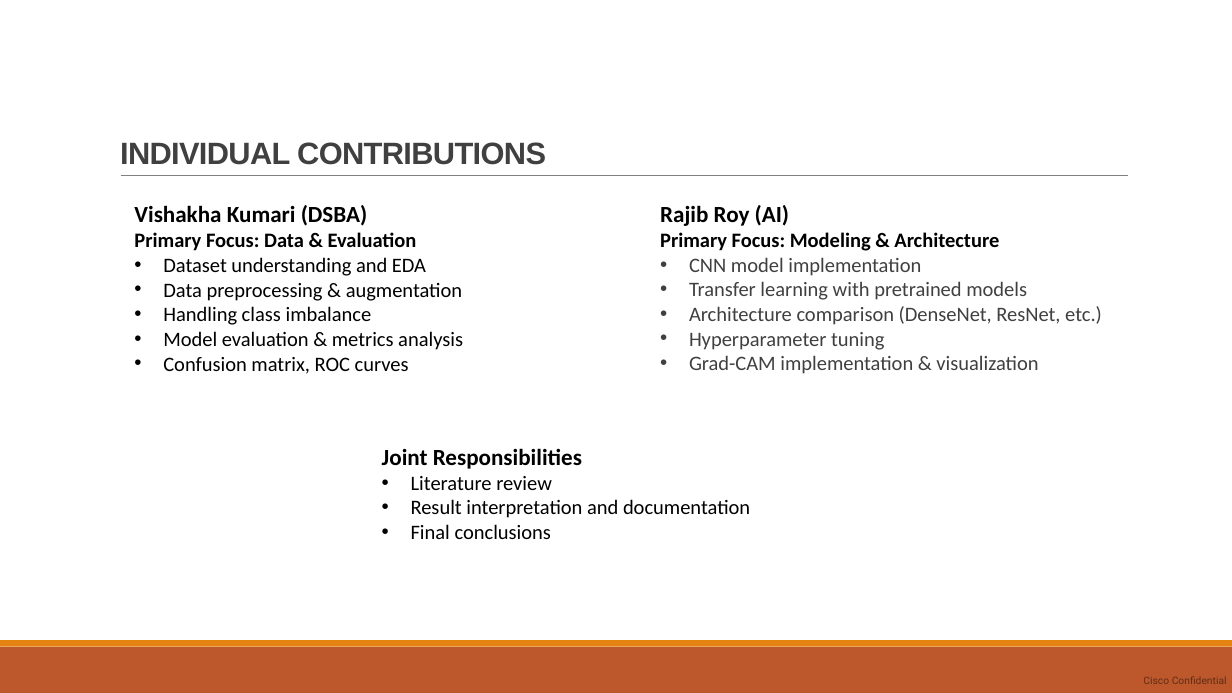
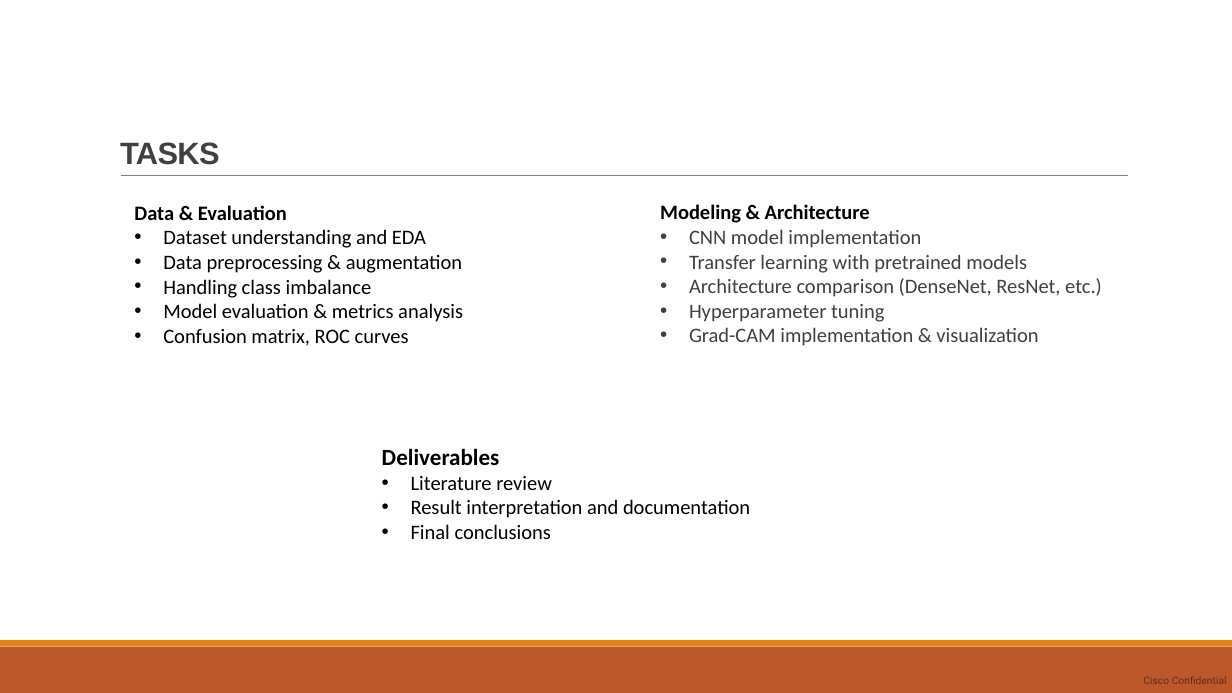
Before and after one commit to bboyrajib/pneumonia-prediction-streamlit, a slide deck: slide 8 of docs/Automated Pneumonia Detection from Chest X-Ray Images.pptx. Drawn at 1232x693 pixels with LibreOffice and Linux fonts; fonts in the diff are those of the drawing. Boxes give left, top, right and bottom in pixels: in the first picture for what was removed or moved away, otherwise in the second. Text is boxed around its words. In the diff, an @@ line names an element or a change of style, - is before the commit and + after.

```diff
--- a/docs/Automated Pneumonia Detection from Chest X-Ray Images.pptx
+++ b/docs/Automated Pneumonia Detection from Chest X-Ray Images.pptx
@@ title at box(120, 142, 219, 165): text changed @@
-INDIVIDUAL CONTRIBUTIONS
+TASKS
@@ text at box(134, 205, 287, 220): text changed @@
-Vishakha Kumari (DSBA)
-Primary Focus: Data & Evaluation
+Data & Evaluation
@@ text at box(660, 204, 870, 223): text changed @@
-Rajib Roy (AI)
-Primary Focus: Modeling & Architecture
+Modeling & Architecture
@@ text at box(382, 448, 500, 465): text changed @@
-Joint Responsibilities
+Deliverables
```
Also in this commit, not shown: 1 other slide changed, 1 slide removed, 18 other files.
